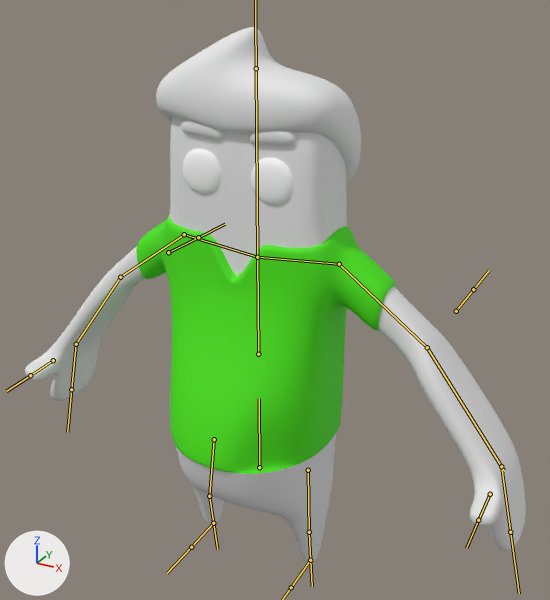
The FBX model Assets/Models/Character/Character.fbx, before and after one commit.
Rendered twice from a 50 mm lens placed at (0.992, -1.706, 1.736), pointed at (0.001, 0.095, 0.835). The axes (+X, +Y, +Z) are drawn at lower left. The lights are the same throughout. The bones that bend it are drawn over the model as lines.
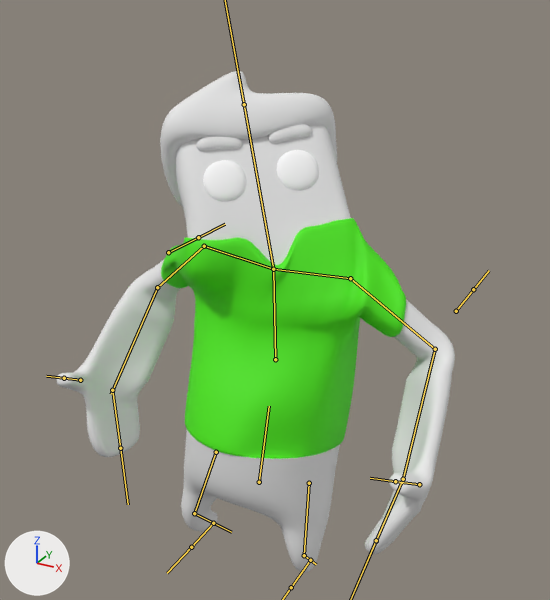
The newer file adds an action. The first version stands in its rest pose; the second is drawn at frame 5 of the action 'Armature|Flinch2'.

Where the change shows, as pixel boxes (x1, y1, x2, y2) in the pictures (550 x 600 px):
'Cube', posed (21% narrower, 7% shorter)
    before: (25, 27, 526, 564)
    after: (57, 71, 455, 573)
bone 'ass', root to tip
    before: (259, 467) to (259, 398)
    after: (259, 482) to (269, 406)
bone 'torso', root to tip
    before: (258, 354) to (257, 257)
    after: (275, 359) to (273, 269)
bone 'head', root to tip
    before: (257, 257) to (256, 68)
    after: (273, 269) to (244, 104)
bone 'upperarm.l', root to tip
    before: (339, 264) to (427, 347)
    after: (350, 278) to (435, 349)
bone 'forearm.l', root to tip
    before: (427, 347) to (504, 470)
    after: (435, 349) to (402, 483)
bone 'fingers.l', root to tip
    before: (501, 466) to (510, 532)
    after: (403, 479) to (376, 541)
bone 'thumb.l', root to tip
    before: (490, 494) to (478, 520)
    after: (419, 484) to (395, 481)
bone 'upperarm.r', root to tip
    before: (184, 234) to (120, 277)
    after: (204, 246) to (157, 287)
bone 'forearm.r', root to tip
    before: (120, 277) to (74, 346)
    after: (157, 287) to (111, 394)
bone 'fingers.r', root to tip
    before: (76, 344) to (71, 389)
    after: (112, 390) to (120, 448)
bone 'thumb.r', root to tip
    before: (53, 360) to (30, 375)
    after: (80, 380) to (64, 378)
bone 'thigh.l', root to tip
    before: (308, 470) to (309, 532)
    after: (309, 483) to (304, 555)
bone 'shin.l', root to tip
    before: (309, 532) to (310, 560)
    after: (304, 555) to (310, 560)
bone 'thigh.r', root to tip
    before: (214, 439) to (209, 496)
    after: (216, 452) to (194, 513)
bone 'shin.r', root to tip
    before: (209, 496) to (213, 523)
    after: (194, 513) to (213, 523)

The change, as a list of edits to the scene's bpy script:
```text
Change bone_ass:
    where bone_ass = bpy.data.objects['Armature'].pose.bones['ass']
    bone_ass.location: (0.0, 0.0, 0.0) -> (0.005, -0.051, 0.0)
    bone_ass.rotation_quaternion: (1.0, 0.0, 0.0, 0.0) -> (0.991, 0.0, 0.0, 0.133)  # degrees (0, 0, 0) -> degrees (0, 0, 15)
Change bone_torso:
    where bone_torso = bpy.data.objects['Armature'].pose.bones['torso']  # child of 'ass'
    bone_torso.rotation_quaternion: (1.0, 0.0, 0.0, 0.0) -> (0.988, -0.005, -0.018, -0.156)  # degrees (0, 0, 0) -> degrees (0, -2, -18)
Change bone_head:
    where bone_head = bpy.data.objects['Armature'].pose.bones['head']  # child of 'torso'
    bone_head.rotation_quaternion: (1.0, 0.0, 0.0, 0.0) -> (0.899, 0.136, 0.327, 0.258)  # degrees (0, 0, 0) -> degrees (29, 31, 40)
Change bone_upperarm_l:
    where bone_upperarm_l = bpy.data.objects['Armature'].pose.bones['upperarm.l']  # child of 'shoulder.l'
    bone_upperarm_l.rotation_quaternion: (1.0, 0.0, 0.0, 0.0) -> (0.873, 0.02, -0.469, 0.135)  # degrees (0, 0, 0) -> degrees (-9, -55, 23)
Change bone_forearm_l:
    where bone_forearm_l = bpy.data.objects['Armature'].pose.bones['forearm.l']  # child of 'upperarm.l'
    bone_forearm_l.rotation_quaternion: (1.0, 0.0, 0.0, 0.0) -> (0.893, -0.451, 0.0, 0.0)  # degrees (0, 0, 0) -> degrees (-54, 0, 0)
Change bone_fingers_l:
    where bone_fingers_l = bpy.data.objects['Armature'].pose.bones['fingers.l']  # child of 'forearm.l'
    bone_fingers_l.rotation_quaternion: (1.0, 0.0, 0.0, 0.0) -> (0.908, 0.144, 0.259, 0.295)  # degrees (0, 0, 0) -> degrees (27, 23, 41)
Change bone_thumb_l:
    where bone_thumb_l = bpy.data.objects['Armature'].pose.bones['thumb.l']  # child of 'forearm.l'
    bone_thumb_l.rotation_quaternion: (1.0, 0.0, 0.0, 0.0) -> (0.869, -0.336, 0.022, -0.362)  # degrees (0, 0, 0) -> degrees (-38, -12, -41)
Change bone_upperarm_r:
    where bone_upperarm_r = bpy.data.objects['Armature'].pose.bones['upperarm.r']  # child of 'shoulder.r'
    bone_upperarm_r.rotation_quaternion: (1.0, 0.0, 0.0, 0.0) -> (0.887, 0.02, 0.454, 0.076)  # degrees (0, 0, 0) -> degrees (10, 53, 15)
Change bone_forearm_r:
    where bone_forearm_r = bpy.data.objects['Armature'].pose.bones['forearm.r']  # child of 'upperarm.r'
    bone_forearm_r.rotation_quaternion: (1.0, 0.0, 0.0, 0.0) -> (0.914, 0.406, 0.0, 0.0)  # degrees (0, 0, 0) -> degrees (48, 0, 0)
Change bone_fingers_r:
    where bone_fingers_r = bpy.data.objects['Armature'].pose.bones['fingers.r']  # child of 'forearm.r'
    bone_fingers_r.rotation_quaternion: (1.0, 0.0, 0.0, 0.0) -> (0.895, -0.164, -0.226, 0.348)  # degrees (0, 0, 0) -> degrees (-28, -17, 47)
Change bone_thumb_r:
    where bone_thumb_r = bpy.data.objects['Armature'].pose.bones['thumb.r']  # child of 'forearm.r'
    bone_thumb_r.rotation_quaternion: (1.0, 0.0, 0.0, 0.0) -> (0.92, -0.267, -0.018, 0.285)  # degrees (0, 0, 0) -> degrees (-30, 7, 33)
Change bone_thigh_l:
    where bone_thigh_l = bpy.data.objects['Armature'].pose.bones['thigh.l']  # child of 'ass'
    bone_thigh_l.rotation_quaternion: (1.0, 0.0, 0.0, 0.0) -> (0.998, 0.041, 0.007, -0.046)  # degrees (0, 0, 0) -> degrees (5, 1, -5)
Change bone_shin_l:
    where bone_shin_l = bpy.data.objects['Armature'].pose.bones['shin.l']  # child of 'thigh.l'
    bone_shin_l.rotation_quaternion: (1.0, 0.0, 0.0, 0.0) -> (0.882, -0.107, -0.003, 0.459)  # degrees (0, 0, 0) -> degrees (-11, 5, 54)
Change bone_thigh_r:
    where bone_thigh_r = bpy.data.objects['Armature'].pose.bones['thigh.r']  # child of 'ass'
    bone_thigh_r.rotation_quaternion: (1.0, 0.0, 0.0, 0.0) -> (0.998, -0.04, -0.007, -0.046)  # degrees (0, 0, 0) -> degrees (-5, -1, -5)
Change bone_shin_r:
    where bone_shin_r = bpy.data.objects['Armature'].pose.bones['shin.r']  # child of 'thigh.r'
    bone_shin_r.rotation_quaternion: (1.0, 0.0, 0.0, 0.0) -> (0.882, 0.107, 0.003, 0.459)  # degrees (0, 0, 0) -> degrees (11, -5, 54)
```
